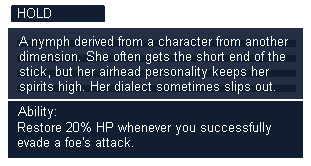
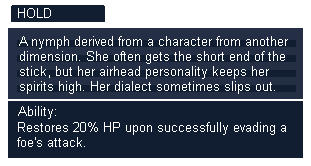
The second 311 x 166 image is a revision of the first. Changes to its layers:
renamed "Restore 20% HP whenever you su..." to "Restores 20% HP upon successfu...", painted on it over [17, 122, 286, 147]
